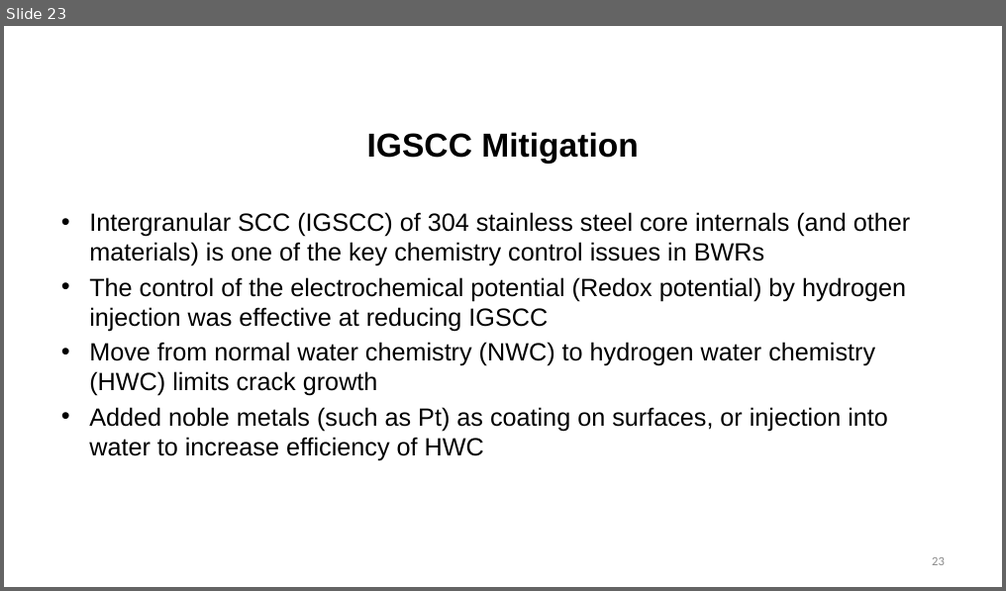
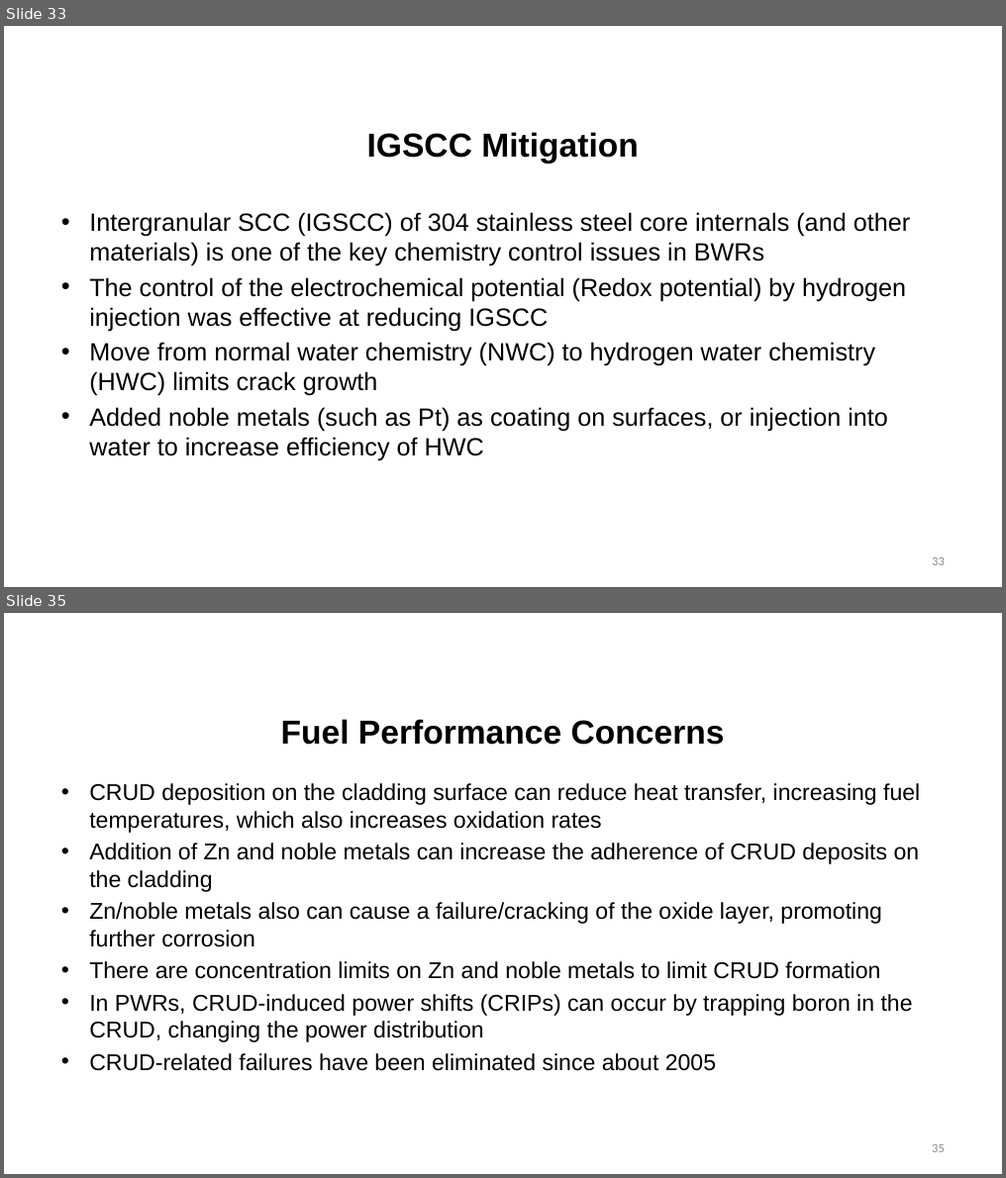
Before and after one commit to benbeeler/TEACHING, a slide deck: Nuclear_Fuel_Performance/NE533_Spring2024/Section4/Lec18_Limits_WaterChem.pptx. Shown one above the other, each under a label of ours: slide 23 before the commit, slides 33 and 35 after it; the slides between them are not shown. The pictures are 1006x591 and 1006x1178 pixels, drawn with LibreOffice and Linux fonts; fonts in the diff are those of the drawing; background and template pictures are left out. Boxes give left, top, right and bottom in pixels: in the first picture for what was removed or moved away, otherwise in the second. Text is boxed around its words. In the diff, an @@ line names an element or a change of style, - is before the commit and + after.

```diff
--- a/Nuclear_Fuel_Performance/NE533_Spring2024/Section4/Lec18_Limits_WaterChem.pptx
+++ b/Nuclear_Fuel_Performance/NE533_Spring2024/Section4/Lec18_Limits_WaterChem.pptx
@@ slide 35 added at (4, 613, 1002, 1174), background #FFFFFF @@
@@ title added at (281, 719, 725, 745), 32 pt, text #000000, bold @@
+Fuel Performance Concerns
@@ text added at (89, 783, 920, 1071), 22 pt, text #000000 @@
+• CRUD deposition on the cladding surface can reduce heat transfer, increasing fuel temperatures, which also increases oxidation rates
+• Addition of Zn and noble metals can increase the adherence of CRUD deposits on the cladding
+• Zn/noble metals also can cause a failure/cracking of the oxide layer, promoting further corrosion
+• There are concentration limits on Zn and noble metals to limit CRUD formation
+• In PWRs, CRUD-induced power shifts (CRIPs) can occur by trapping boron in the CRUD, changing the power distribution
+• CRUD-related failures have been eliminated since about 2005
@@ page number added at (932, 1145, 944, 1153), 12 pt, text #8C8C8C @@
+35
@@ what was slide 23 is now slide 33 @@
```
Also in this commit, not shown: 6 slides changed, 11 other slides added, 14 other files.
